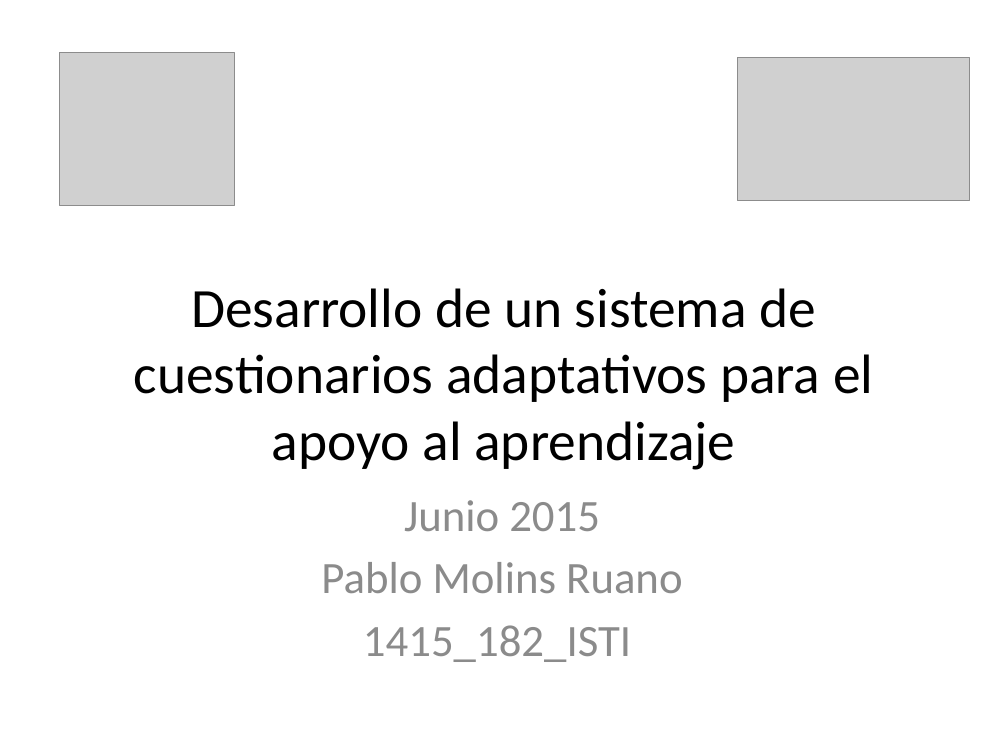
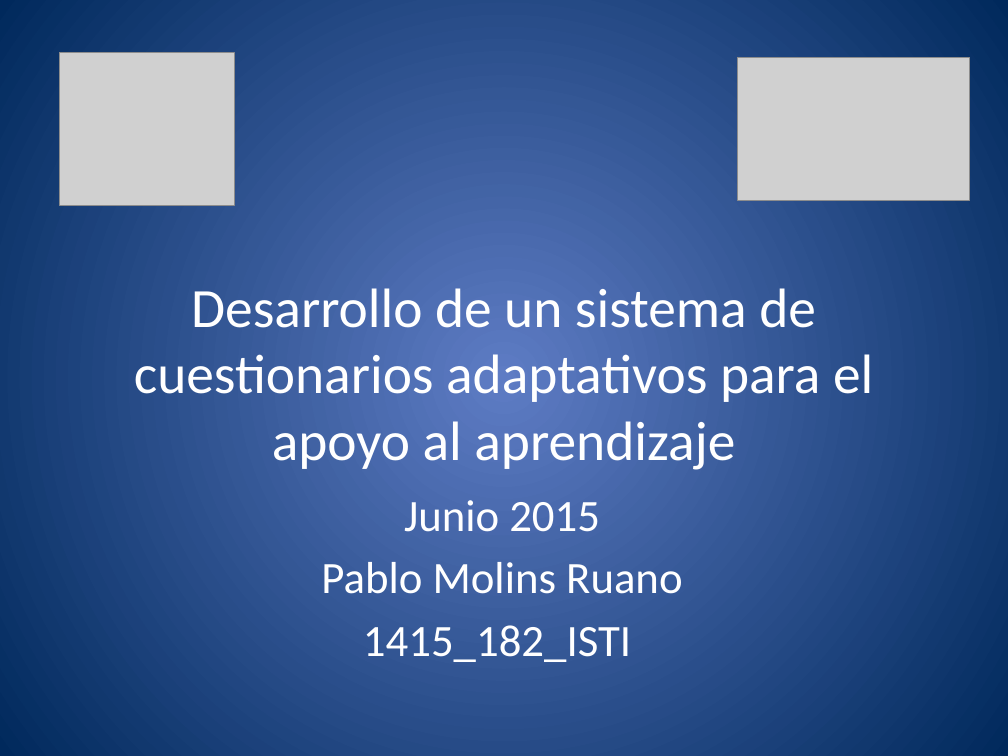
Before and after one commit to molins/TFG, a slide deck: slide 35 of presentacion/TFG.pptx (slide 33 before the commit). Drawn at 1008x756 pixels with LibreOffice and Linux fonts; fonts in the diff are those of the drawing; grey boxes stand for pictures. Boxes give left, top, right and bottom in pixels: in the first picture for what was removed or moved away, otherwise in the second. Text is boxed around its words. In the diff, an @@ line names an element or a change of style, - is before the commit and + after.

```diff
--- a/presentacion/TFG.pptx
+++ b/presentacion/TFG.pptx
@@ background #FFFFFF to gradient #5E7CC5 to #00295C @@
@@ title "Desarrollo de un sistema de ..." at (x1=134, y1=288, x2=873, y2=470): text colour #000000 to #FFFFFF @@
@@ subtitle "Junio 2015" at (x1=321, y1=500, x2=682, y2=662): text colour #8C8C8C to #FFFFFF @@
```
Also in this commit, not shown: 32 other slides changed, 2 slides added, 1 other file.
